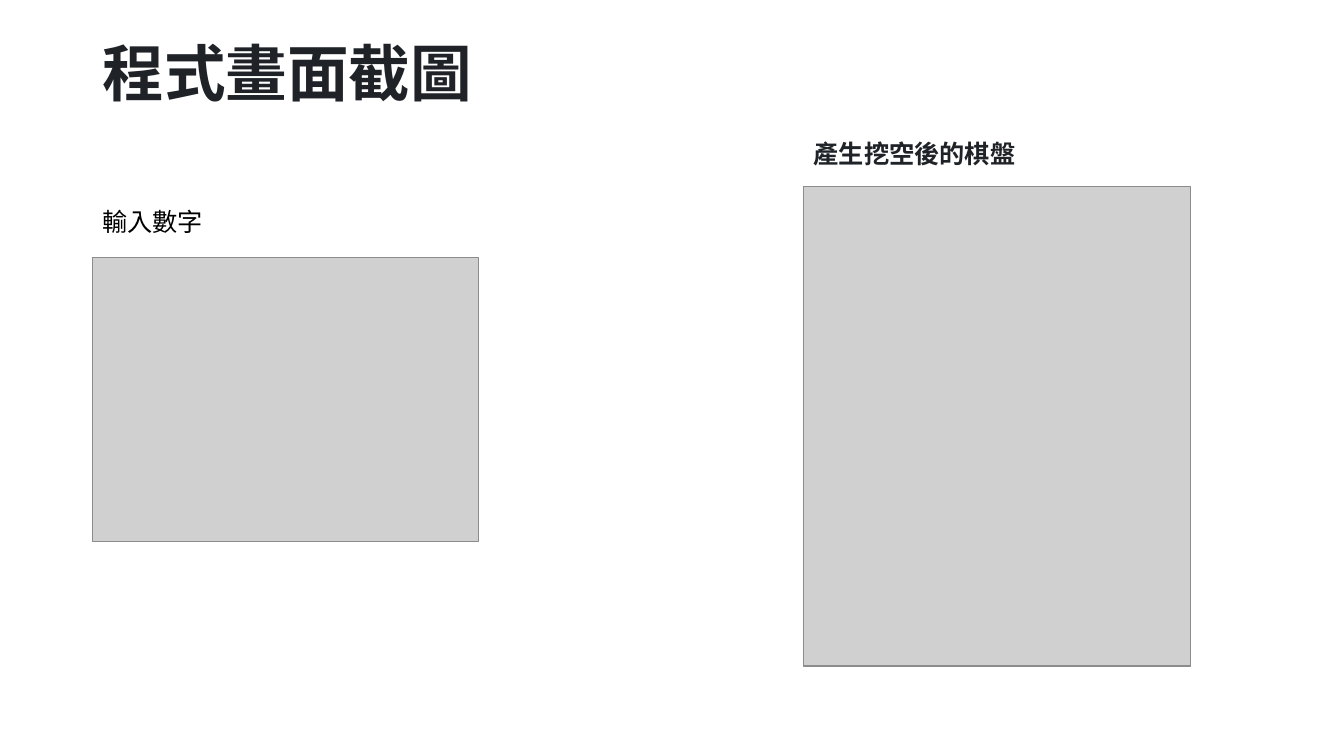
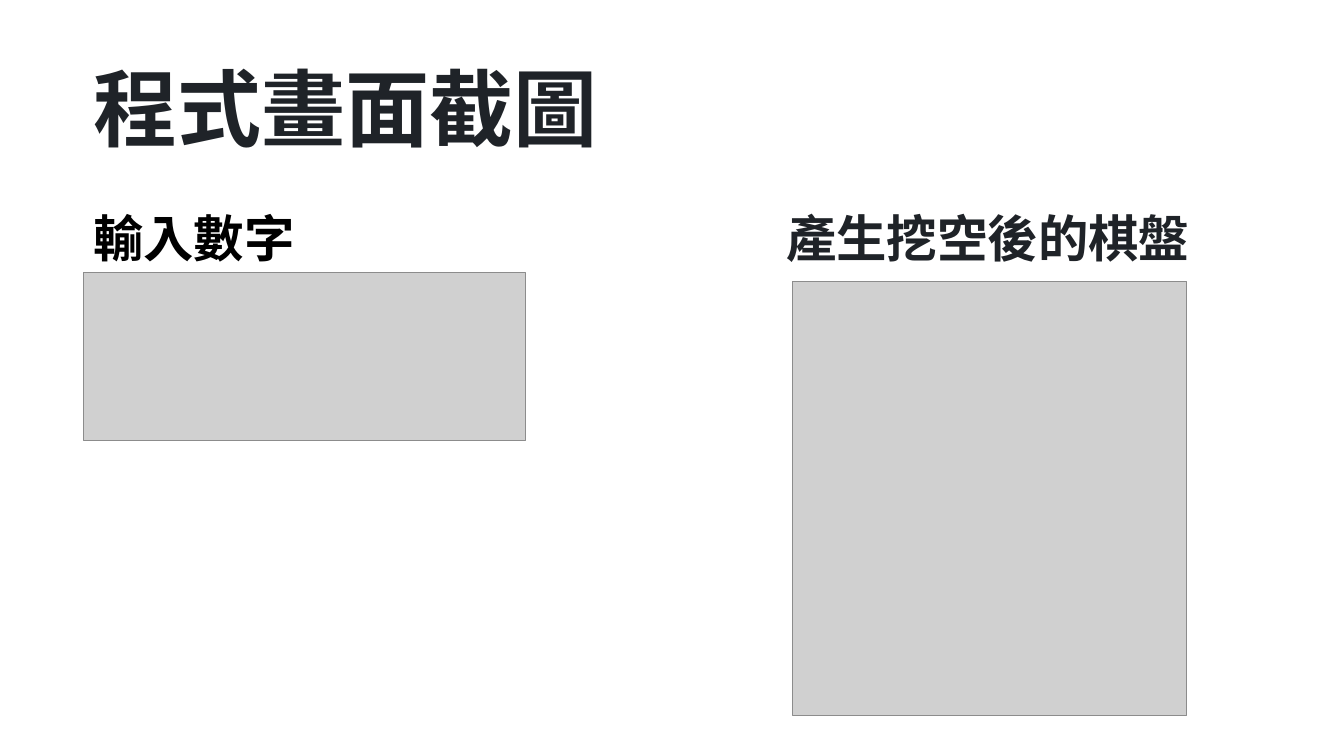
Before and after one commit to cjs20040817/SUDOKU, a slide deck: slide 8 of 數獨.pptx. Drawn at 1344x756 pixels with LibreOffice and Linux fonts; fonts in the diff are those of the drawing; grey boxes stand for pictures. Boxes give left, top, right and bottom in pixels: in the first picture for what was removed or moved away, otherwise in the second. Text is boxed around its words. In the diff, an @@ line names an element or a change of style, - is before the commit and + after.

```diff
--- a/數獨.pptx
+++ b/數獨.pptx
@@ title "程式畫面截圖" moved from (x1=102, y1=43, x2=472, y2=102) to (x1=93, y1=68, x2=597, y2=148) @@
@@ title "程式畫面截圖" at (x1=93, y1=68, x2=597, y2=148): size 44 to 60 pt, font Calibri to Noto Sans CJK SC @@
@@ text "輸入數字" moved from (x1=102, y1=209, x2=203, y2=233) to (x1=93, y1=214, x2=295, y2=262) @@
@@ text "輸入數字" at (x1=93, y1=214, x2=295, y2=262): size 18 to 36 pt, font Calibri to Noto Sans CJK SC, bold on @@
@@ text "產生挖空後的棋盤" moved from (x1=814, y1=141, x2=1016, y2=166) to (x1=786, y1=213, x2=1189, y2=262) @@
@@ text "產生挖空後的棋盤" at (x1=786, y1=213, x2=1189, y2=262): size 18 to 36 pt, font Calibri to Noto Sans CJK SC @@
@@ picture resized from (x1=93, y1=258, x2=479, y2=542) to (x1=83, y1=273, x2=525, y2=441) @@
@@ picture resized from (x1=804, y1=187, x2=1191, y2=666) to (x1=793, y1=281, x2=1188, y2=716) @@
```
Also in this commit, not shown: 5 other slides changed, 4 slides added.
